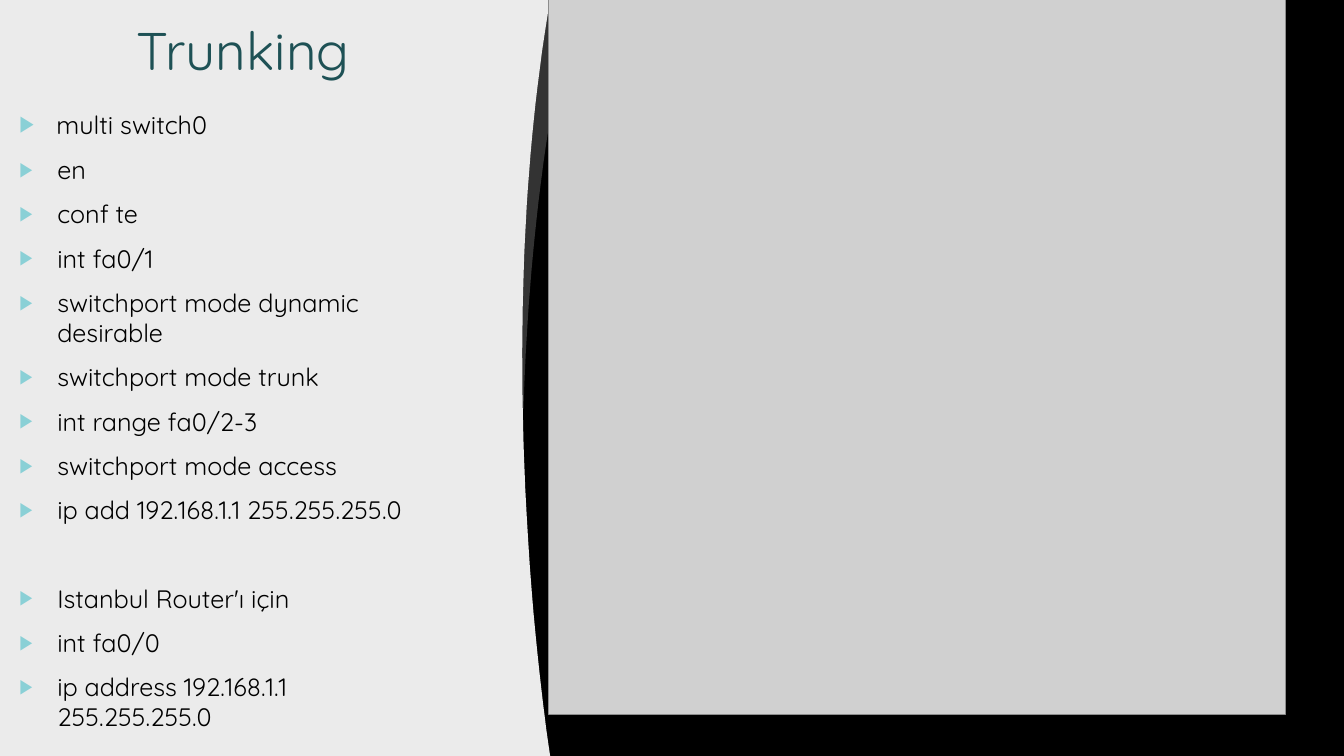
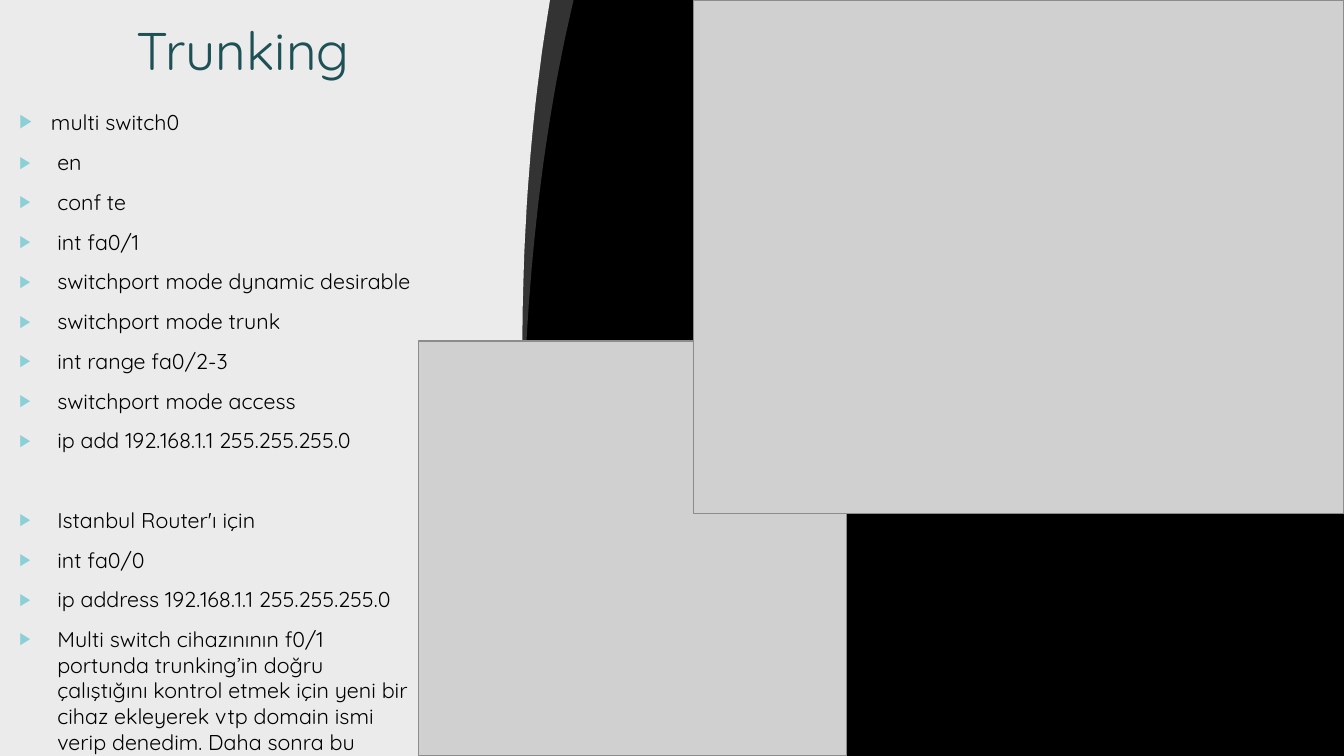
Before and after one commit to namikaydil/Network-Security-Bootcamp-Proje, a slide deck: slide 5 of Proje Sunum.pptx. Drawn at 1344x756 pixels with LibreOffice and Linux fonts; fonts in the diff are those of the drawing; grey boxes stand for pictures; background and template pictures are left out. Boxes give left, top, right and bottom in pixels: in the first picture for what was removed or moved away, otherwise in the second. Text is boxed around its words. In the diff, an @@ line names an element or a change of style, - is before the commit and + after.

```diff
--- a/Proje Sunum.pptx
+++ b/Proje Sunum.pptx
@@ picture added at bbox=[694, 0, 1344, 513] @@
@@ text at bbox=[51, 114, 410, 611]: size 18 to 15.3 pt in "multi switch0", "en", "conf te", "int fa0/1" and 8 more places @@
@@ picture: place and size @@
-picture at bbox=[548, 0, 1286, 715]
+picture at bbox=[418, 341, 847, 756]
@@ text at bbox=[57, 630, 408, 755]: paragraph added @@
+▶ Multi switch cihazınının f0/1 portunda trunking’in doğru çalıştığını kontrol etmek için yeni bir cihaz ekleyerek vtp domain ismi verip denedim. Daha sonra bu cihazı sildim.
```
